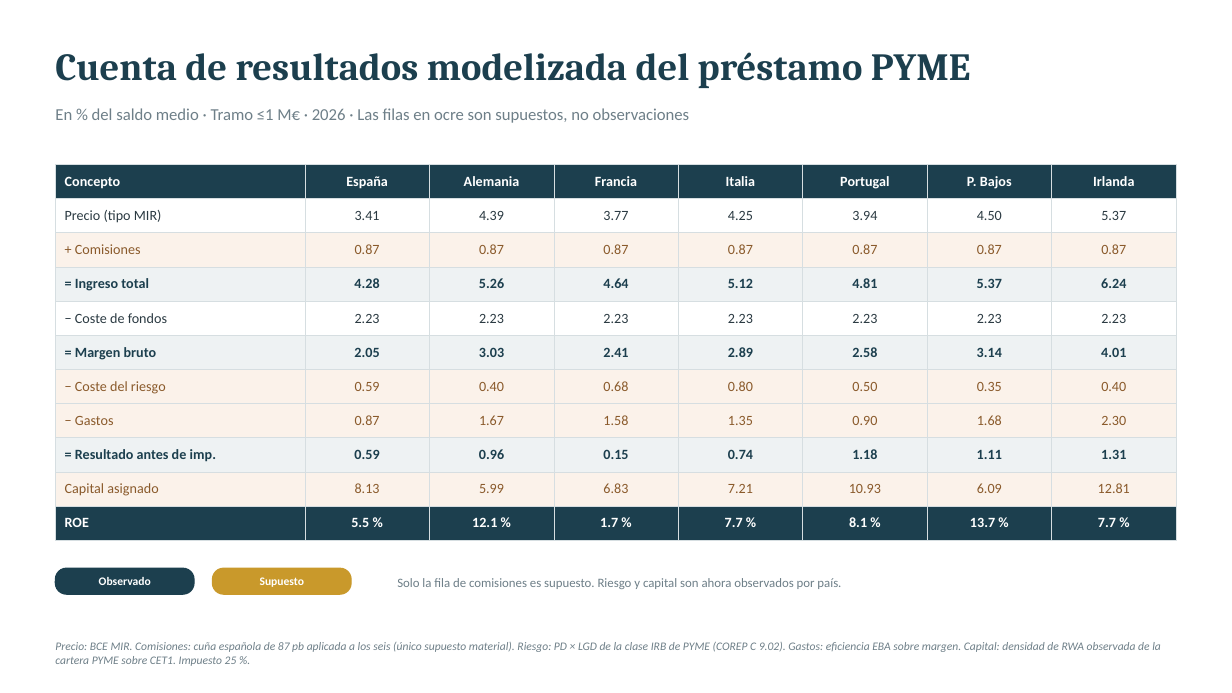
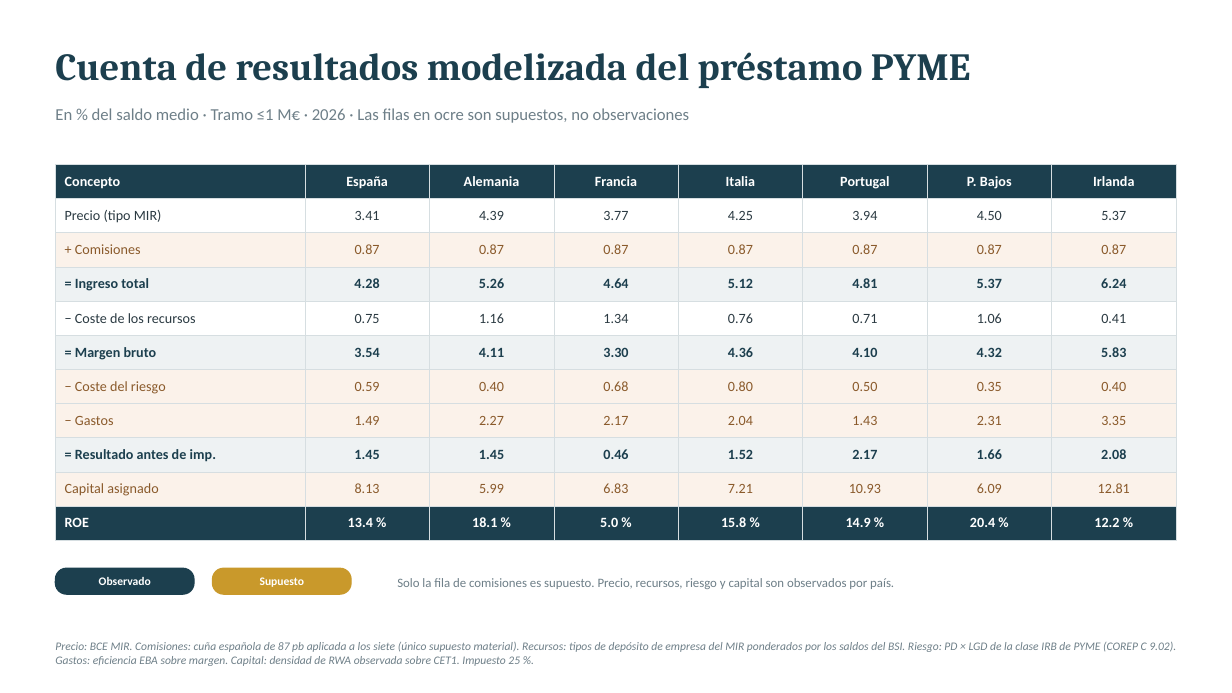
Before and after one commit to agomez2812-lang/sturdy-barnacle, a slide deck: slide 6 of pres/rentabilidad_pyme.pptx. Drawn at 1232x693 pixels with LibreOffice and Linux fonts; fonts in the diff are those of the drawing. Boxes give left, top, right and bottom in pixels: in the first picture for what was removed or moved away, otherwise in the second. Text is boxed around its words. In the diff, an @@ line names an element or a change of style, - is before the commit and + after.

```diff
--- a/pres/rentabilidad_pyme.pptx
+++ b/pres/rentabilidad_pyme.pptx
@@ table at (55, 165, 1178, 531) @@
-row 5: − Coste de fondos | 2.23 | 2.23 | 2.23 | 2.23 | 2.23 | 2.23 | 2.23
+row 5: − Coste de los recursos | 0.75 | 1.16 | 1.34 | 0.76 | 0.71 | 1.06 | 0.41
-row 6: = Margen bruto | 2.05 | 3.03 | 2.41 | 2.89 | 2.58 | 3.14 | 4.01
+row 6: = Margen bruto | 3.54 | 4.11 | 3.30 | 4.36 | 4.10 | 4.32 | 5.83
-row 8: − Gastos | 0.87 | 1.67 | 1.58 | 1.35 | 0.90 | 1.68 | 2.30
+row 8: − Gastos | 1.49 | 2.27 | 2.17 | 2.04 | 1.43 | 2.31 | 3.35
-row 9: = Resultado antes de imp. | 0.59 | 0.96 | 0.15 | 0.74 | 1.18 | 1.11 | 1.31
+row 9: = Resultado antes de imp. | 1.45 | 1.45 | 0.46 | 1.52 | 2.17 | 1.66 | 2.08
-row 11: ROE | 5.5 % | 12.1 % | 1.7 % | 7.7 % | 8.1 % | 13.7 % | 7.7 %
+row 11: ROE | 13.4 % | 18.1 % | 5.0 % | 15.8 % | 14.9 % | 20.4 % | 12.2 %
@@ text at (397, 578, 894, 589): text changed @@
-Solo la fila de comisiones es supuesto. Riesgo y capital son ahora observados por país.
+Solo la fila de comisiones es supuesto. Precio, recursos, riesgo y capital son observados por país.
@@ text at (55, 642, 1176, 666): text changed @@
-Precio: BCE MIR. Comisiones: cuña española de 87 pb aplicada a los seis (único supuesto material). Riesgo: PD × LGD de la clase IRB de PYME (COREP C 9.02). Gastos: eficiencia EBA sobre margen. Capital: densidad de RWA observada de la cartera PYME sobre CET1. Impuesto 25 %.
+Precio: BCE MIR. Comisiones: cuña española de 87 pb aplicada a los siete (único supuesto material). Recursos: tipos de depósito de empresa del MIR ponderados por los saldos del BSI. Riesgo: PD × LGD de la clase IRB de PYME (COREP C 9.02). Gastos: eficiencia EBA sobre margen. Capital: densidad de RWA observada sobre CET1. Impuesto 25 %.
```
Also in this commit, not shown: 3 other slides changed, 9 other files.
